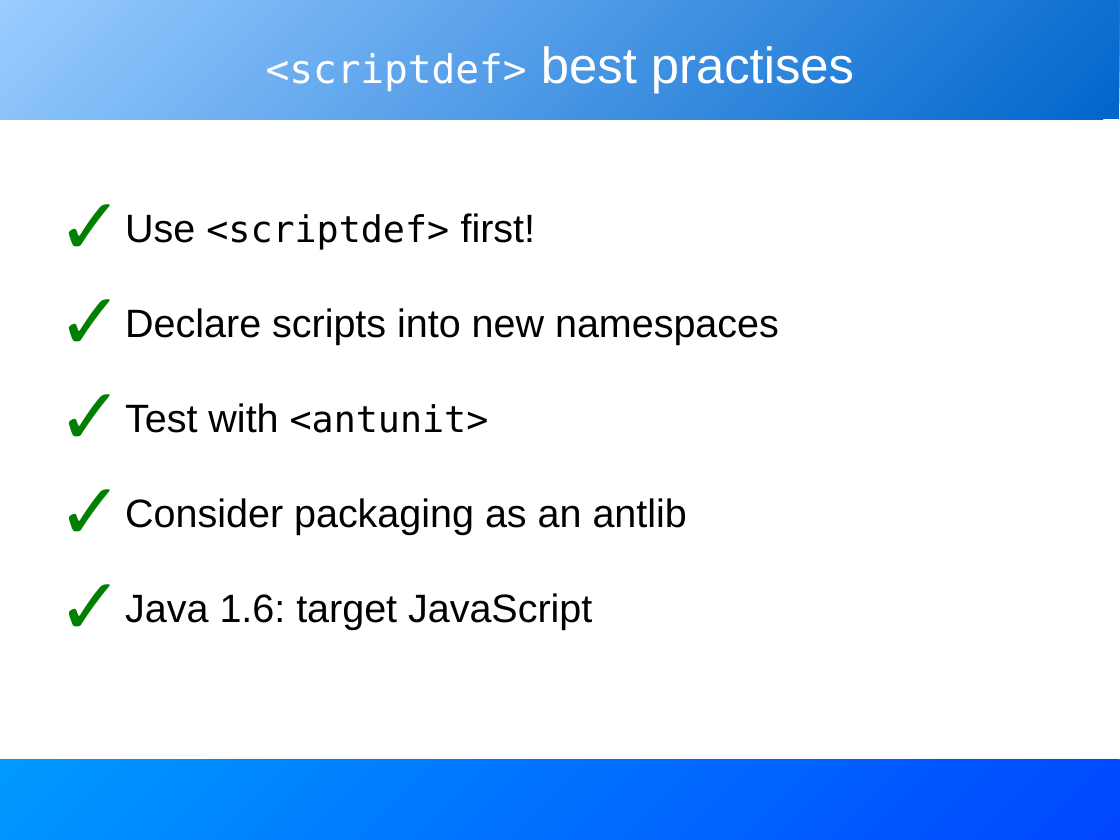
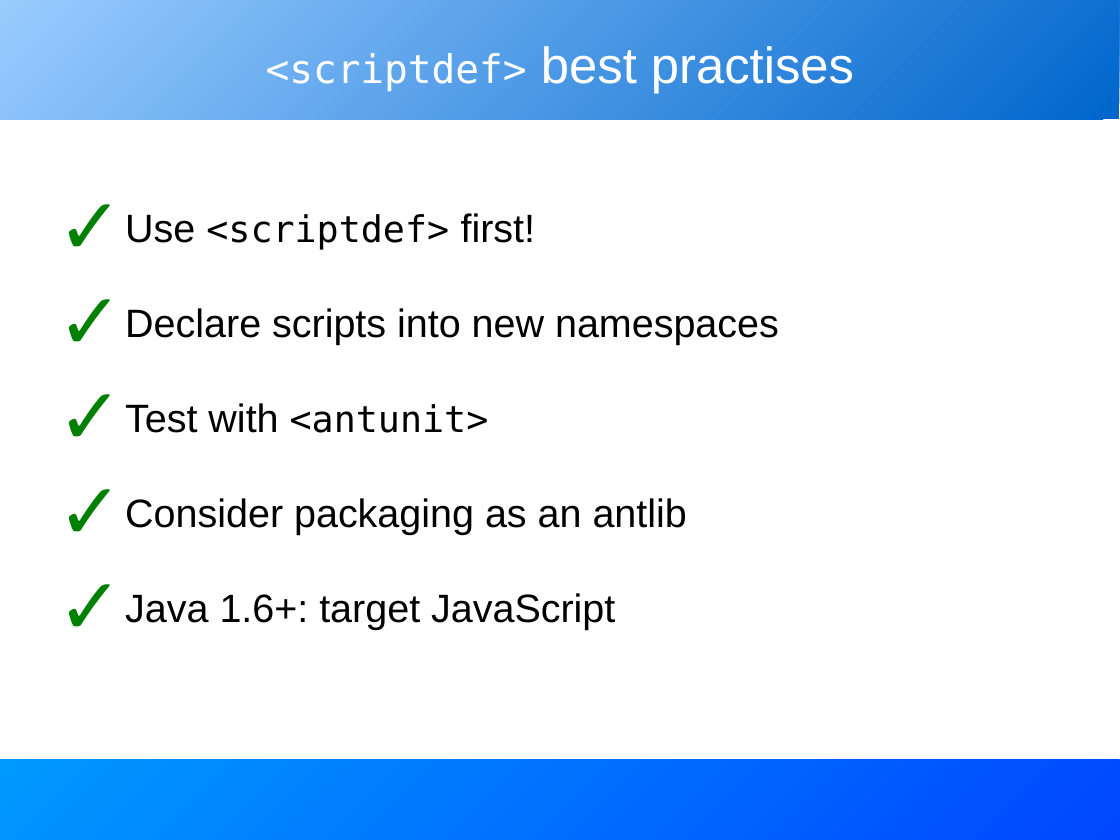
Before and after one commit to BeatrizTercero/repoSvnAnt, a slide deck: slide 15 of core/trunk/docs/slides/extending_ant.odp. Drawn at 1120x840 pixels with LibreOffice and Linux fonts; fonts in the diff are those of the drawing. Boxes give left, top, right and bottom in pixels: in the first picture for what was removed or moved away, otherwise in the second. Text is boxed around its words. In the diff, an @@ line names an element or a change of style, - is before the commit and + after.

```diff
--- a/core/trunk/docs/slides/extending_ant.odp
+++ b/core/trunk/docs/slides/extending_ant.odp
@@ text at box(125, 593, 615, 630): text changed @@
-✓ Java 1.6: target JavaScript
+✓ Java 1.6+: target JavaScript
```
Also in this commit, not shown: 10 other slides changed, 4 slides added.
